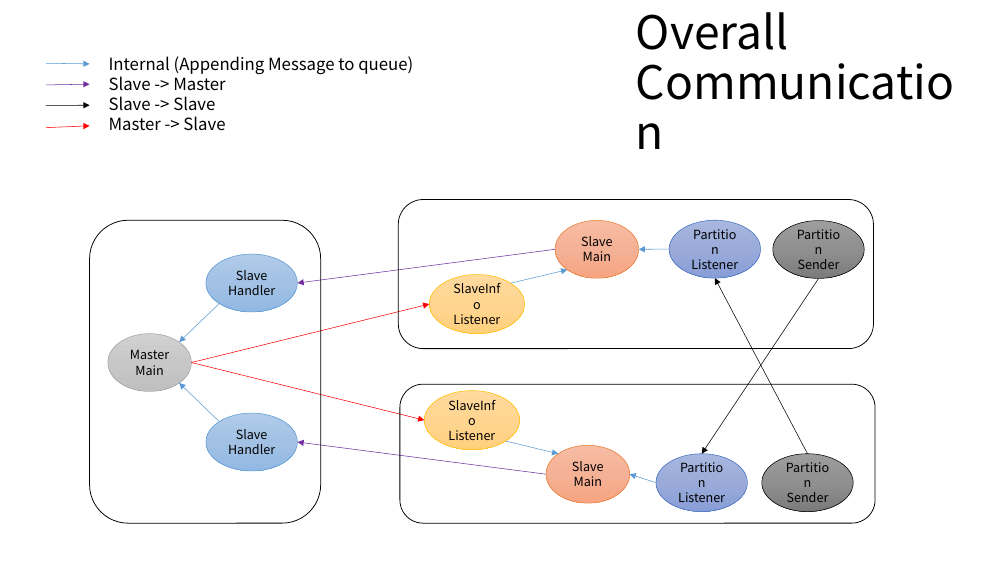
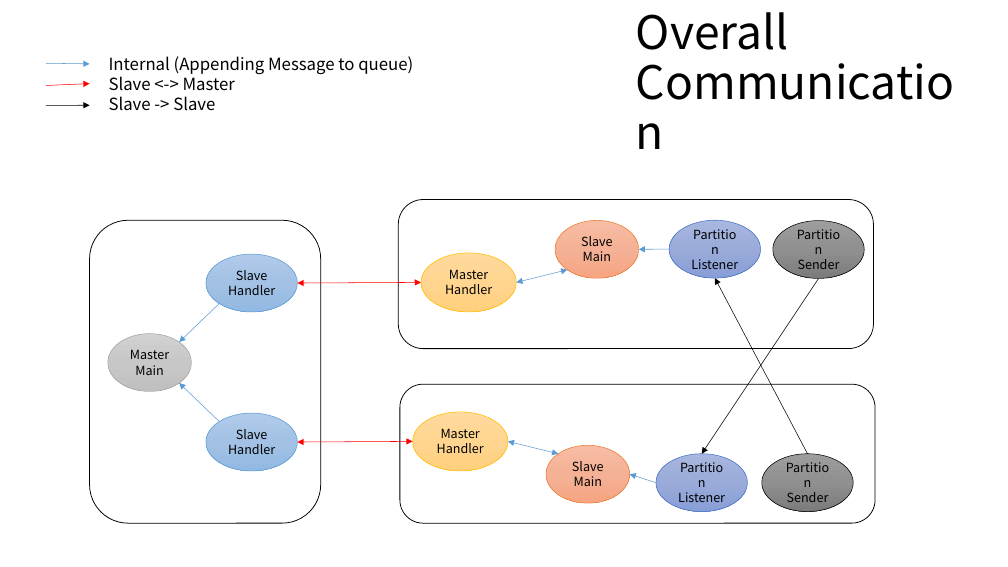
Before and after one commit to Eyebrowmoon/CS490, a slide deck: slide 13 of project.pptx. Drawn at 1008x567 pixels with LibreOffice and Linux fonts; fonts in the diff are those of the drawing. Boxes give left, top, right and bottom in pixels: in the first picture for what was removed or moved away, otherwise in the second. Text is boxed around its words. In the diff, an @@ line names an element or a change of style, - is before the commit and + after.

Commit message:
Fix communication diagram

```diff
--- a/project.pptx
+++ b/project.pptx
@@ arrow moved from (46, 128) - (90, 126) to (46, 85) - (90, 84) @@
@@ arrow removed from (46, 85) to (90, 84) @@
@@ text at [109, 73, 235, 91]: text changed @@
-Slave -> Master
+Slave <-> Master
@@ text at [109, 116, 225, 131]: paragraph removed @@
-Master -> Slave
@@ arrow removed from (555, 250) to (297, 283) @@
@@ ellipse "Master": place and size @@
-ellipse "Master" at [430, 274, 525, 333]
+ellipse "Master" at [421, 253, 516, 312]
@@ text in ellipse at [445, 269, 492, 294]: text changed @@
-SlaveInfo
-Listener
+Master
+Handler
@@ arrow moved from (191, 363) - (430, 304) to (297, 283) - (421, 283) @@
@@ arrow (297, 283) - (421, 283): arrow to double arrow @@
@@ arrow moved from (511, 284) - (567, 270) to (516, 283) - (567, 270) @@
@@ arrow (516, 283) - (567, 270): arrow to double arrow @@
@@ ellipse "Master": place and size @@
-ellipse "Master" at [424, 391, 520, 450]
+ellipse "Master" at [413, 412, 508, 471]
@@ arrow moved from (191, 363) - (424, 420) to (297, 442) - (413, 442) @@
@@ arrow (297, 442) - (413, 442): arrow to double arrow @@
@@ arrow removed from (546, 474) to (297, 442) @@
@@ text in ellipse at [437, 428, 484, 453]: text changed @@
-SlaveInfo
-Listener
+Master
+Handler
@@ arrow (508, 442) - (558, 454): arrow to double arrow @@
```
Also in this commit, not shown: 2 other slides changed.
